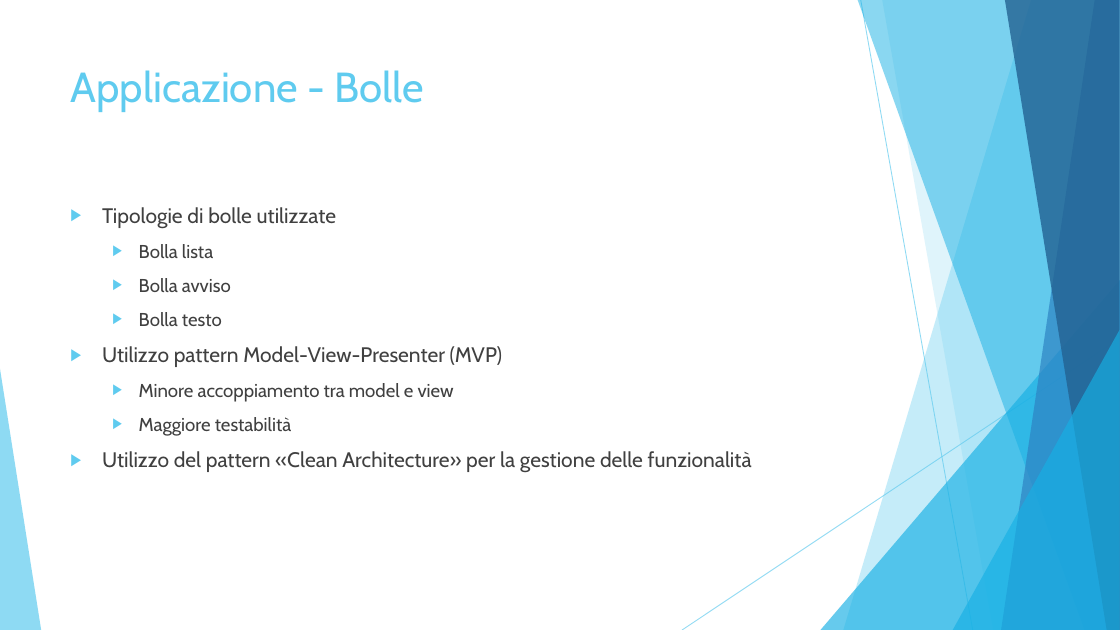
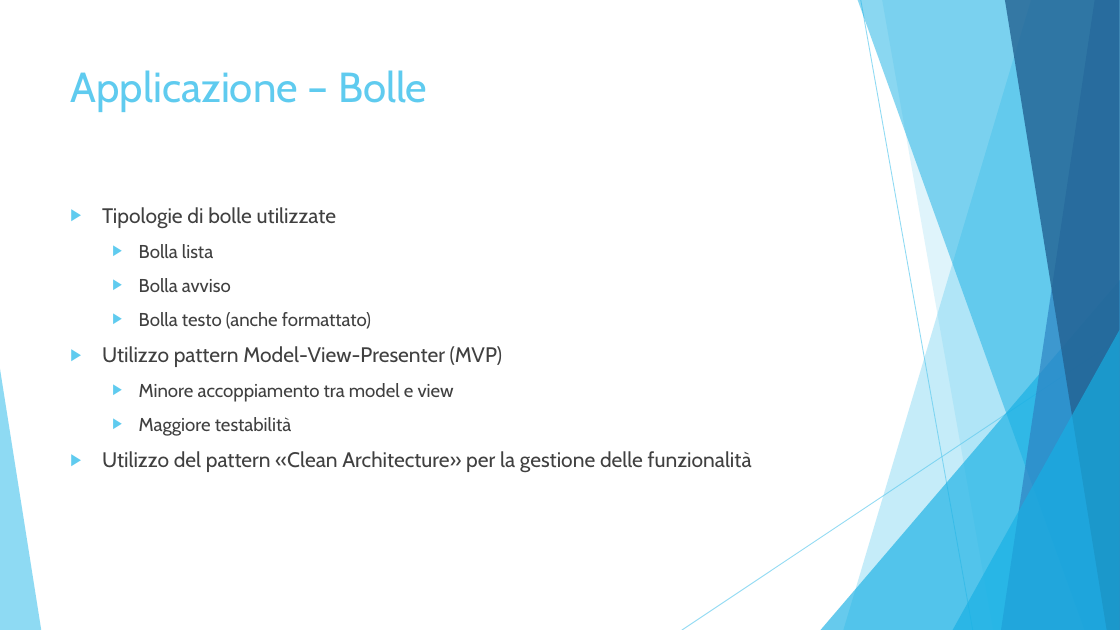
Before and after one commit to LucaDario/Documenti, a slide deck: slide 12 of 2 - RP/Progettazione/Progettazione Monolith.ppt. Drawn at 1120x630 pixels with LibreOffice and Linux fonts; fonts in the diff are those of the drawing. Boxes give left, top, right and bottom in pixels: in the first picture for what was removed or moved away, otherwise in the second. Text is boxed around its words. In the diff, an @@ line names an element or a change of style, - is before the commit and + after.

Commit message:
[Progettazione] Aggiunto file NClass per applicazione, sistemato file PPT

```diff
--- a/2 - RP/Progettazione/Progettazione Monolith.ppt
+++ b/2 - RP/Progettazione/Progettazione Monolith.ppt
@@ title at [71,70,427,112]: text changed @@
-Applicazione - Bolle
+Applicazione – Bolle
@@ text at [139,312,371,329]: text changed @@
-  ▶ Bolla testo
+  ▶ Bolla testo (anche formattato)
```
Also in this commit, not shown: 12 other slides changed, 1 other file.
